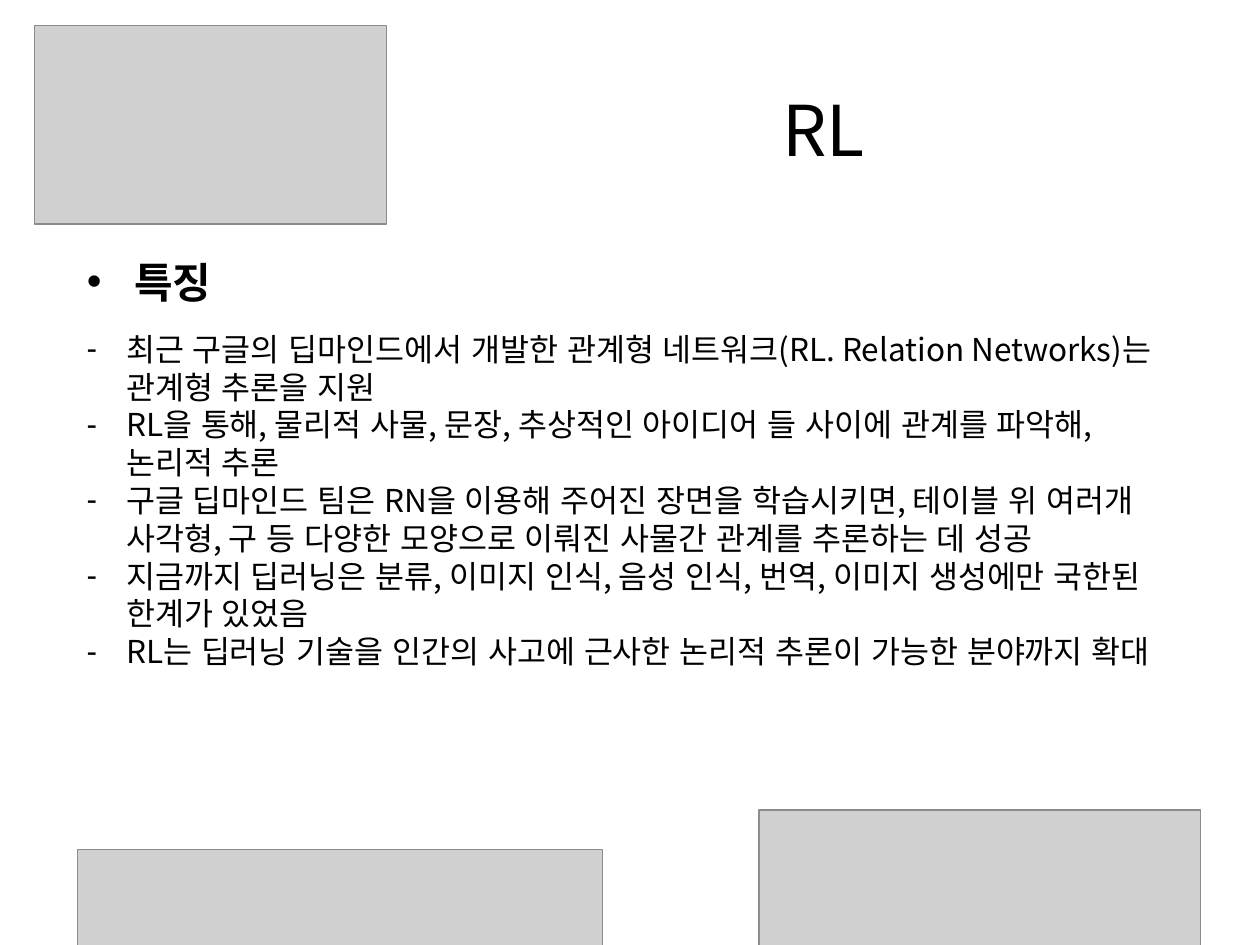
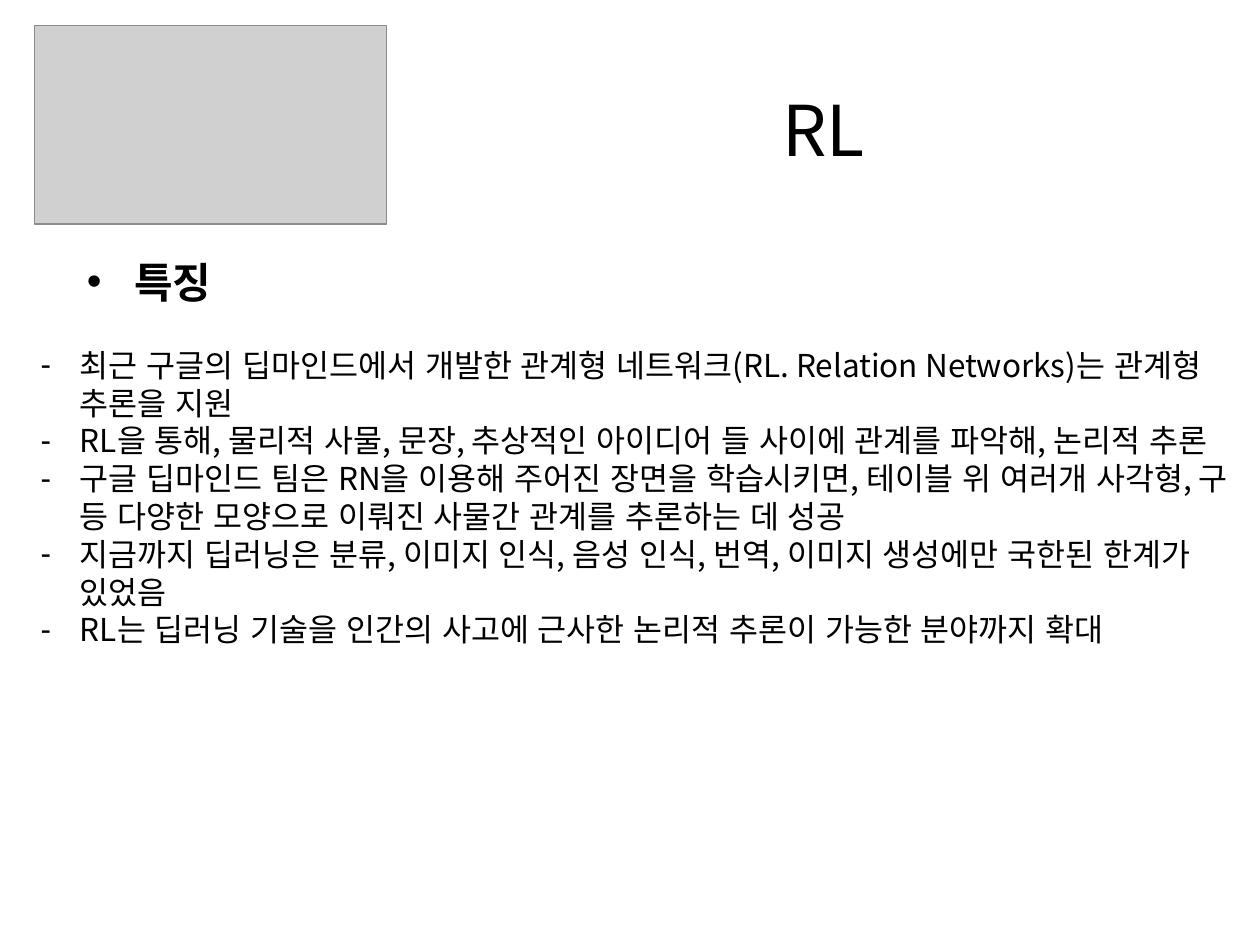
Before and after one commit to JadenChoi94/Bigdata_Project, a slide deck: slide 17 of Final_project/딥러닝 프레임워크.pptx. Drawn at 1260x945 pixels with LibreOffice and Linux fonts; fonts in the diff are those of the drawing; grey boxes stand for pictures. Boxes give left, top, right and bottom in pixels: in the first picture for what was removed or moved away, otherwise in the second. Text is boxed around its words. In the diff, an @@ line names an element or a change of style, - is before the commit and + after.

```diff
--- a/Final_project/딥러닝 프레임워크.pptx
+++ b/Final_project/딥러닝 프레임워크.pptx
@@ text "최근 구글의 딥마인드에서 개발한 관계형 ..." rewrapped from [126, 334, 1151, 666] to [80, 350, 1228, 644] @@
@@ picture removed at [759, 810, 1201, 945] @@
@@ picture removed at [78, 849, 604, 945] @@
```
Also in this commit, not shown: 3 other files.
